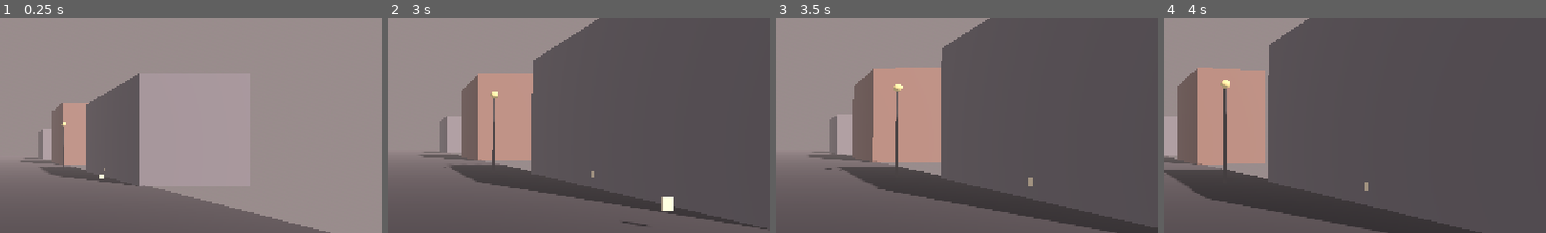
Above: before the commit, frames 1-4 (left to right).
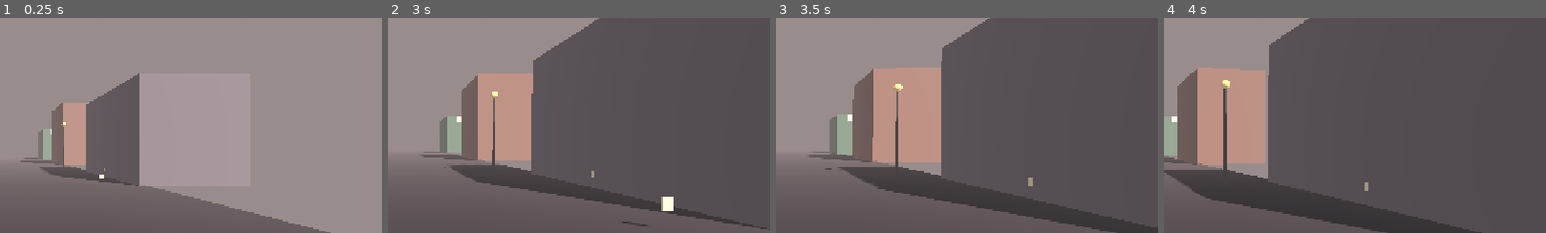
Above: after the commit, the same moments.

Repository: oliveradk/ver-na
Game: Godot game, scene res://scenes/levels/town.tscn
Two runs of this game, one before a commit and one after it. Both use one fixed random seed, a clock stepped at 60 frames per second and the inputs below. This scene is started directly instead of the project's main scene.
Inputs (mouse positions are % of the whole screen's width and height, from its top left):
- Up to frame 1 (0.25 s): no input
- Up to frame 2 (3 s): tap Enter at 0.5 s; move the mouse to (55, 50) at 0.52 s; hold E (interact) 0.53-1.28 s; hold W (move_forward) from 0.53 s (still down); move the mouse to (45, 50) at 1.27 s; tap E (interact) at 1.35, 2.85 s; move the mouse to (52, 48) at 2.02 s; hold E (interact) 2.03-2.78 s; move the mouse to (49, 52) at 2.77 s
- Up to frame 3 (3.5 s): keep holding W (move_forward)
- Up to frame 4 (4 s): keep holding W (move_forward); move the mouse to (57, 51) at 3.52 s; hold E (interact) from 3.53 s (still down)
The pictures show only the part of the screen within x 49-99%, y 19-69%; the shares and areas given below are measured in that part.

The runs differ from the first frame. In frame 1, less than 0.1% of the frame differs, in the area x 13-14%, y 51-55%; in frame 2, less than 0.1%; in frame 3, less than 0.1%; in frame 4, less than 0.1%, in the area x 2-4%, y 45-49%.

Commit message:
Add building collisions, highlight vet clinic, add CLAUDE.md
- Convert all town buildings to StaticBody3D with collision shapes
- Make vet clinic building green with glowing sign for visibility
- Add CLAUDE.md with project context and collision gotchas
- Document common issues: no-collision meshes, interactable layers, etc.

🤖 Generated with [Claude Code](https://claude.com/claude-code)

Co-Authored-By: Claude Opus 4.5 <noreply@anthropic.com>

Diff:
--- a/scenes/levels/town.tscn
+++ b/scenes/levels/town.tscn
@@ -102,6 +102,35 @@
 height = 0.35
 material = SubResource("StandardMaterial3D_lamp_head")
 
+[sub_resource type="BoxShape3D" id="BoxShape3D_building"]
+size = Vector3(6, 8, 8)
+
+[sub_resource type="BoxShape3D" id="BoxShape3D_building2"]
+size = Vector3(6, 6, 10)
+
+[sub_resource type="BoxShape3D" id="BoxShape3D_building3"]
+size = Vector3(5, 5, 6)
+
+[sub_resource type="StandardMaterial3D" id="StandardMaterial3D_vet"]
+albedo_color = Color(0.4, 0.6, 0.5, 1)
+emission_enabled = true
+emission = Color(0.3, 0.5, 0.4, 1)
+emission_energy_multiplier = 0.2
+
+[sub_resource type="BoxMesh" id="BoxMesh_vet"]
+size = Vector3(6, 6, 10)
+material = SubResource("StandardMaterial3D_vet")
+
+[sub_resource type="StandardMaterial3D" id="StandardMaterial3D_sign"]
+albedo_color = Color(1, 1, 1, 1)
+emission_enabled = true
+emission = Color(0.5, 0.8, 0.6, 1)
+emission_energy_multiplier = 0.5
+
+[sub_resource type="BoxMesh" id="BoxMesh_sign"]
+size = Vector3(3, 1, 0.1)
+material = SubResource("StandardMaterial3D_sign")
+
 [sub_resource type="BoxShape3D" id="BoxShape3D_exit"]
 size = Vector3(4, 3, 1)
 
@@ -140,25 +169,64 @@
 transform = Transform3D(1, 0, 0, 0, 1, 0, 0, 0, 1, 5.5, 0.025, 0)
 mesh = SubResource("BoxMesh_sidewalk")
 
-[node name="Building1_MovieTheater" type="MeshInstance3D" parent="."]
+[node name="Building1_MovieTheater" type="StaticBody3D" parent="."]
+collision_layer = 1
+collision_mask = 1
 transform = Transform3D(1, 0, 0, 0, 1, 0, 0, 0, 1, -10, 4, 25)
+
+[node name="CollisionShape3D" type="CollisionShape3D" parent="Building1_MovieTheater"]
+shape = SubResource("BoxShape3D_building")
+
+[node name="MeshInstance3D" type="MeshInstance3D" parent="Building1_MovieTheater"]
 mesh = SubResource("BoxMesh_building")
 
-[node name="Building2_CoffeeShop" type="MeshInstance3D" parent="."]
+[node name="Building2_CoffeeShop" type="StaticBody3D" parent="."]
+collision_layer = 1
+collision_mask = 1
 transform = Transform3D(1, 0, 0, 0, 1, 0, 0, 0, 1, 10, 3, 15)
+
+[node name="CollisionShape3D" type="CollisionShape3D" parent="Building2_CoffeeShop"]
+shape = SubResource("BoxShape3D_building2")
+
+[node name="MeshInstance3D" type="MeshInstance3D" parent="Building2_CoffeeShop"]
 mesh = SubResource("BoxMesh_building2")
 
-[node name="Building3_GradSchool" type="MeshInstance3D" parent="."]
+[node name="Building3_GradSchool" type="StaticBody3D" parent="."]
+collision_layer = 1
+collision_mask = 1
 transform = Transform3D(1, 0, 0, 0, 1, 0, 0, 0, 1, -10, 2.5, 0)
+
+[node name="CollisionShape3D" type="CollisionShape3D" parent="Building3_GradSchool"]
+shape = SubResource("BoxShape3D_building3")
+
+[node name="MeshInstance3D" type="MeshInstance3D" parent="Building3_GradSchool"]
 mesh = SubResource("BoxMesh_building3")
 
-[node name="Building4" type="MeshInstance3D" parent="."]
+[node name="Building4" type="StaticBody3D" parent="."]
+collision_layer = 1
+collision_mask = 1
 transform = Transform3D(1, 0, 0, 0, 1, 0, 0, 0, 1, 10, 4, -5)
+
+[node name="CollisionShape3D" type="CollisionShape3D" parent="Building4"]
+shape = SubResource("BoxShape3D_building")
+
+[node name="MeshInstance3D" type="MeshInstance3D" parent="Building4"]
 mesh = SubResource("BoxMesh_building")
 
-[node name="Building5_VetClinic" type="MeshInstance3D" parent="."]
+[node name="Building5_VetClinic" type="StaticBody3D" parent="."]
+collision_layer = 1
+collision_mask = 1
 transform = Transform3D(1, 0, 0, 0, 1, 0, 0, 0, 1, 10, 3, -25)
-mesh = SubResource("BoxMesh_building2")
+
+[node name="CollisionShape3D" type="CollisionShape3D" parent="Building5_VetClinic"]
+shape = SubResource("BoxShape3D_building2")
+
+[node name="MeshInstance3D" type="MeshInstance3D" parent="Building5_VetClinic"]
+mesh = SubResource("BoxMesh_vet")
+
+[node name="VetSign" type="MeshInstance3D" parent="Building5_VetClinic"]
+transform = Transform3D(1, 0, 0, 0, 1, 0, 0, 0, 1, 0, 2.5, 5.1)
+mesh = SubResource("BoxMesh_sign")
 
 [node name="Bench1" type="MeshInstance3D" parent="."]
 transform = Transform3D(1, 0, 0, 0, 1, 0, 0, 0, 1, -5, 0.35, 30)
Not shown, added: CLAUDE.md
